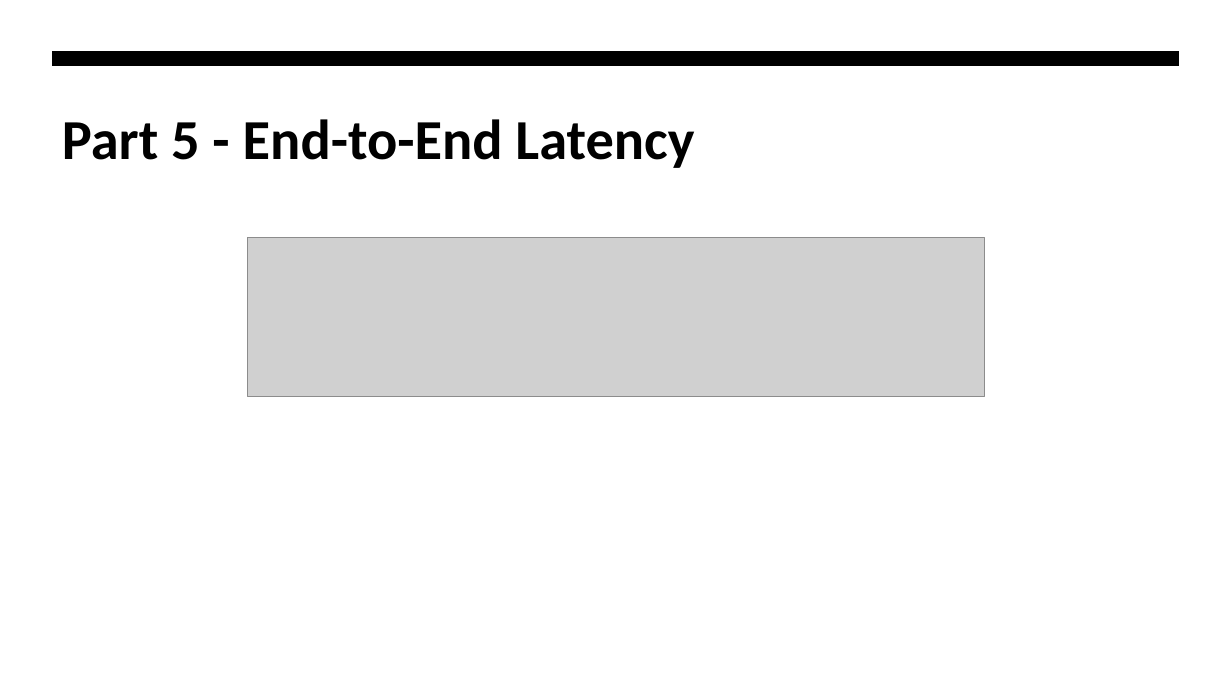
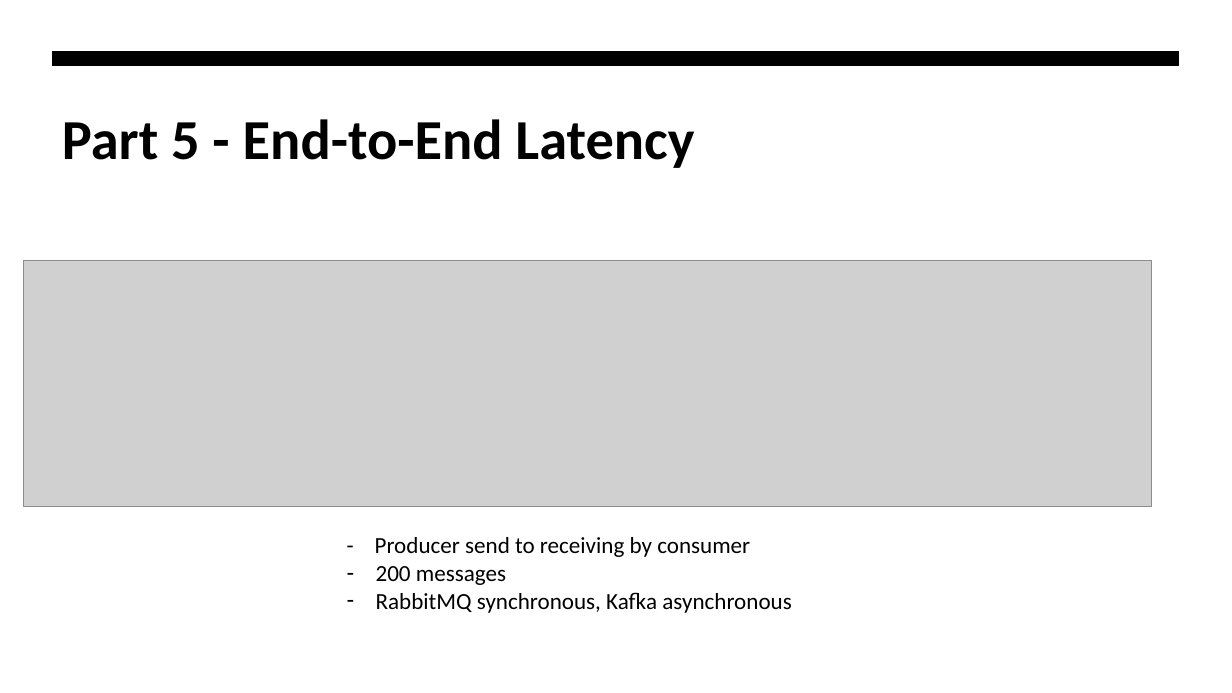
Before and after one commit to fhnw-hpc/fs26-mc1-shwetavbehera, a slide deck: slide 15 of HPC_MC1.pptx. Drawn at 1232x693 pixels with LibreOffice and Linux fonts; fonts in the diff are those of the drawing; grey boxes stand for pictures. Boxes give left, top, right and bottom in pixels: in the first picture for what was removed or moved away, otherwise in the second. Text is boxed around its words. In the diff, an @@ line names an element or a change of style, - is before the commit and + after.

Commit message:
added PPT

```diff
--- a/HPC_MC1.pptx
+++ b/HPC_MC1.pptx
@@ picture removed at <box>248,238,984,396</box> @@
@@ picture added at <box>24,260,1152,506</box> @@
@@ text added at <box>375,537,791,613</box>, 18 pt, text #000000 @@
+- Producer send to receiving by consumer
+– 200 messages
+– RabbitMQ synchronous, Kafka asynchronous
```
Also in this commit, not shown: 3 other slides changed, 1 other file.
